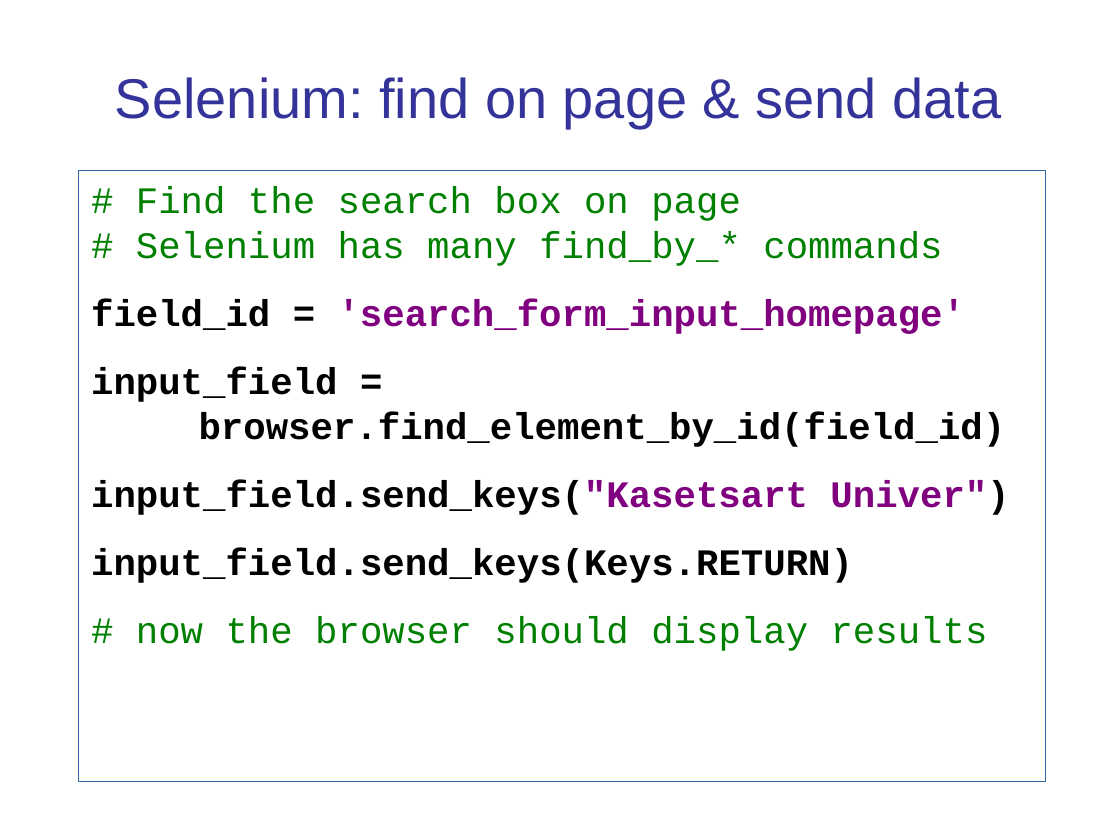
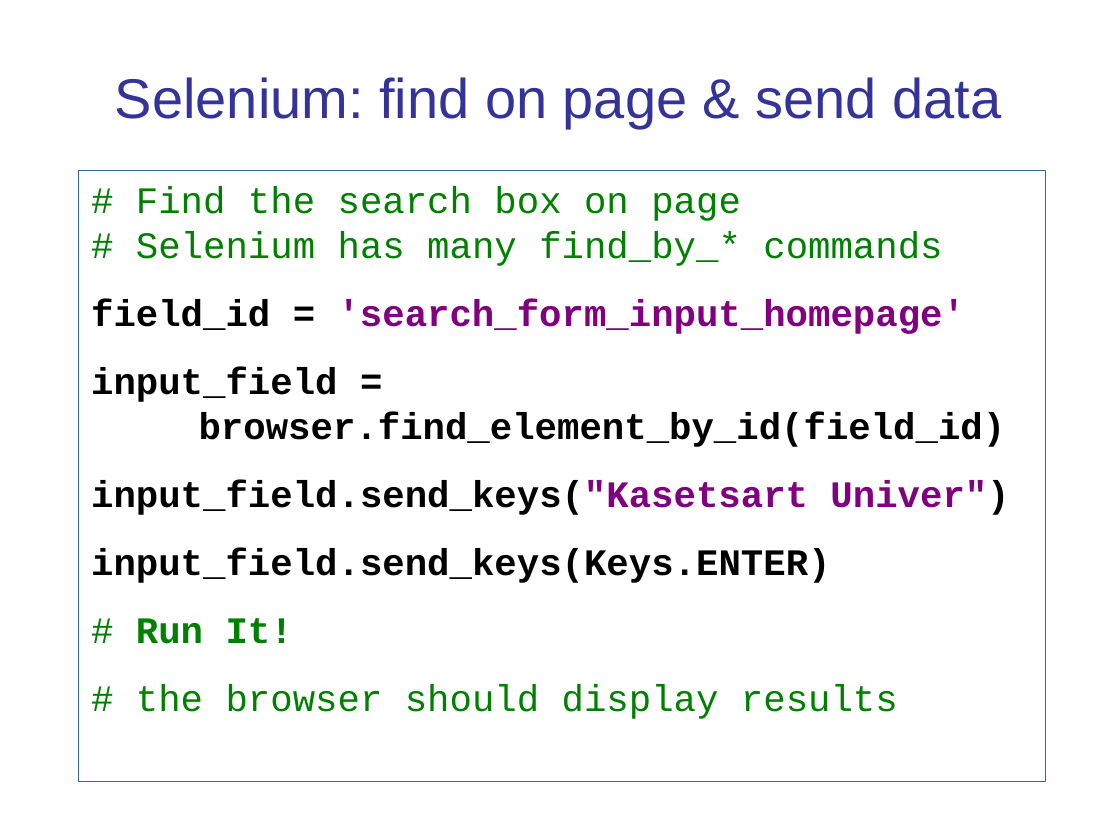
Before and after one commit to cpske/ISP, a slide deck: slide 26 of testing/WebTesting.ppt. Drawn at 1120x840 pixels with LibreOffice and Linux fonts; fonts in the diff are those of the drawing. Boxes give left, top, right and bottom in pixels: in the first picture for what was removed or moved away, otherwise in the second. Text is boxed around its words. In the diff, an @@ line names an element or a change of style, - is before the commit and + after.

Commit message:
add selenium assignment

```diff
--- a/testing/WebTesting.ppt
+++ b/testing/WebTesting.ppt
@@ text at (91, 549, 898, 719): text changed; text colour #000000 to #008000 @@
-input_field.send_keys(Keys.RETURN)
-# now the browser should display results
+input_field.send_keys(Keys.ENTER)
+# Run It!
+# the browser should display results
```
Also in this commit, not shown: 3 other slides changed, 2 slides added, 8 other files.
